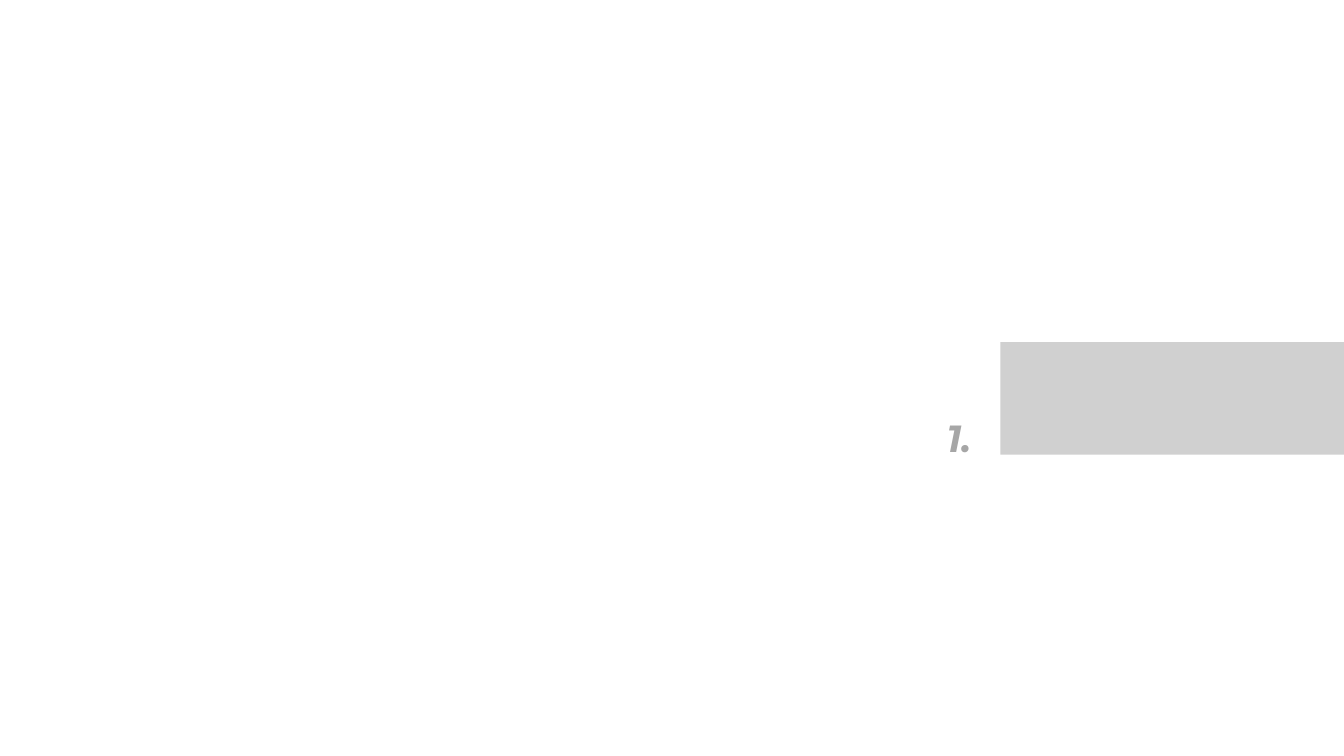
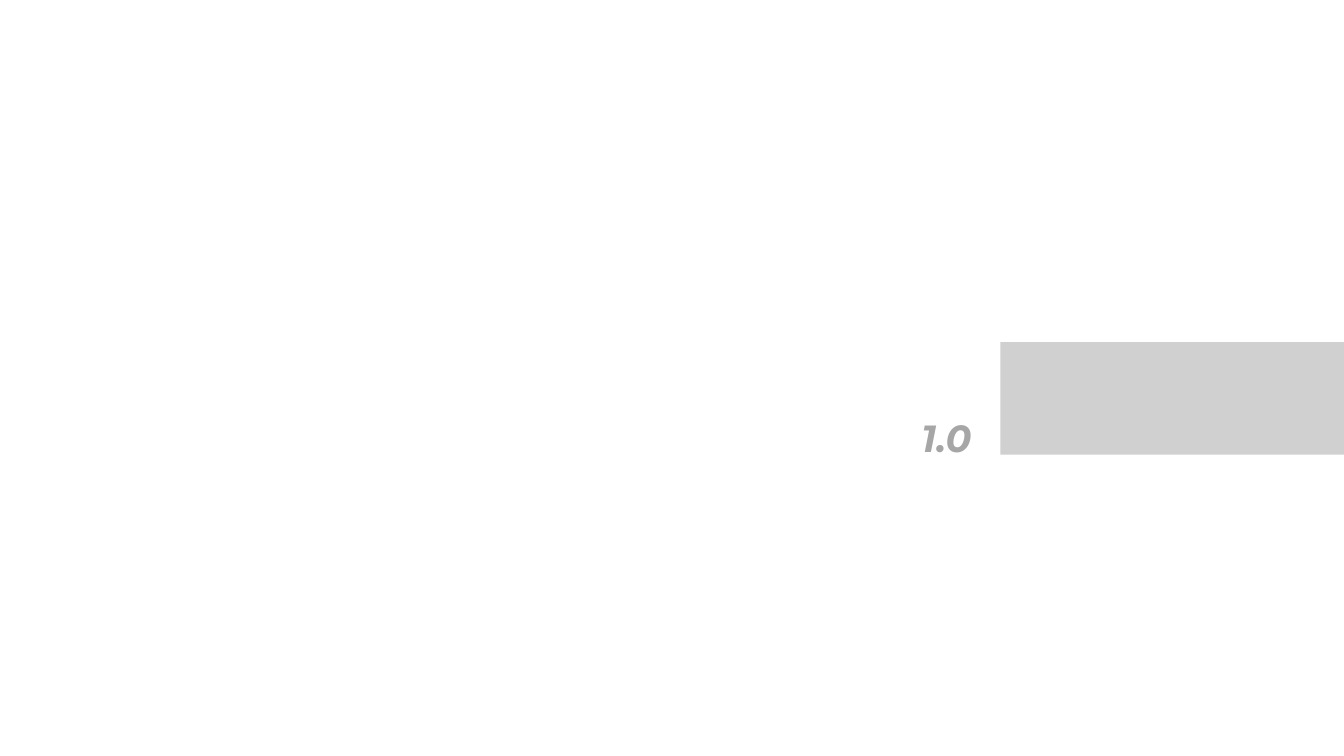
Before and after one commit to marcoslimaqa/cwi-automation-training, a slide deck: slide 26 of arquivos-treinamento/Treinamento Automação CWI - Aula 2.pptx (slide 3 before the commit). Drawn at 1344x756 pixels with LibreOffice and Linux fonts; fonts in the diff are those of the drawing; grey boxes stand for pictures; background and template pictures are left out; a plain dark background stands for a picture behind light text. Boxes give left, top, right and bottom in pixels: in the first picture for what was removed or moved away, otherwise in the second. Text is boxed around its words. In the diff, an @@ line names an element or a change of style, - is before the commit and + after.

```diff
--- a/arquivos-treinamento/Treinamento Automação CWI - Aula 2.pptx
+++ b/arquivos-treinamento/Treinamento Automação CWI - Aula 2.pptx
@@ title at box(921, 392, 1318, 467): text changed @@
-1. Cucumber
+1.0 Cucumber
```
Also in this commit, not shown: 6 other slides changed, 29 slides added, 4 slides removed.
